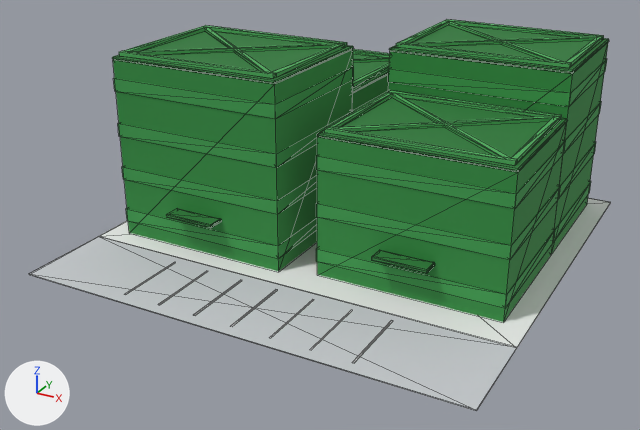
Renders of the glTF model public/models/apartments.glb from each side of a commit.
Rendered twice from a camera (50 mm lens) standing at (25.7, -50.3, 26.3) and looking at (-0.7, -2.4, 2.4). The axes (+X, +Y, +Z) are drawn at lower left. The lights are the same throughout. The first picture is the older version. Mesh edges are drawn as thin lines.

Names of what the first picture shows: 'apartments'.
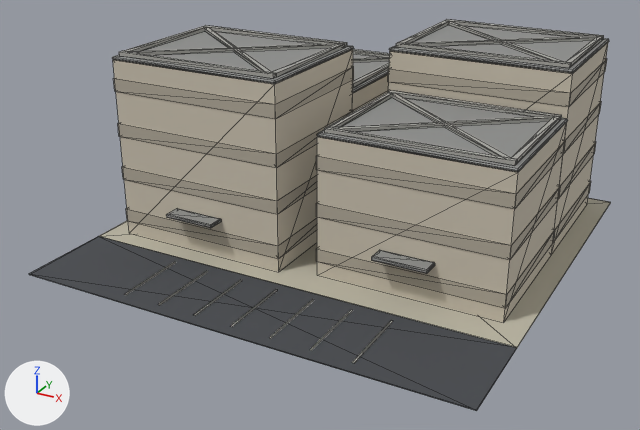
Edits to the scene script, one JSON object a line:
```json
{"op": "set", "path": "mat_asphalt.base_color", "old": "(0.584, 0.604, 0.631)", "new": "(0.0595, 0.0648, 0.0742)", "note": "light grey #c9ccd0 -> dark grey #45484d"}
{"op": "set", "path": "mat_pad.base_color", "old": "(0.855, 0.871, 0.855)", "new": "(0.509, 0.479, 0.381)", "note": "white #eef0ee -> grey #bdb8a6"}
{"op": "set", "path": "mat_apt_band.base_color", "old": "(0.0423, 0.323, 0.0704)", "new": "(0.451, 0.407, 0.328)", "note": "green #3a9a4b -> grey #b3ab9b"}
{"op": "set", "path": "mat_apt_wall.base_color", "old": "(0.0273, 0.258, 0.0482)", "new": "(0.61, 0.552, 0.445)", "note": "green #2e8b3e -> pale yellow #cdc4b2"}
{"op": "set", "path": "mat_apt_roof.base_color", "old": "(0.0212, 0.195, 0.0369)", "new": "(0.27, 0.275, 0.266)", "note": "dark green #287a36 -> grey #8e8f8d"}
{"op": "set", "path": "mat_apt_brace.base_color", "old": "(0.0742, 0.407, 0.107)", "new": "(0.397, 0.392, 0.361)", "note": "green #4dab5c -> grey #a9a8a2"}
```

What differs and where, as boxes (x1, y1, x2, y2) in the pictures (640 x 430 px):
```json
{"object": "apartments", "change": "recoloured", "before": [29, 19, 611, 411], "after": [29, 19, 611, 411]}
```
